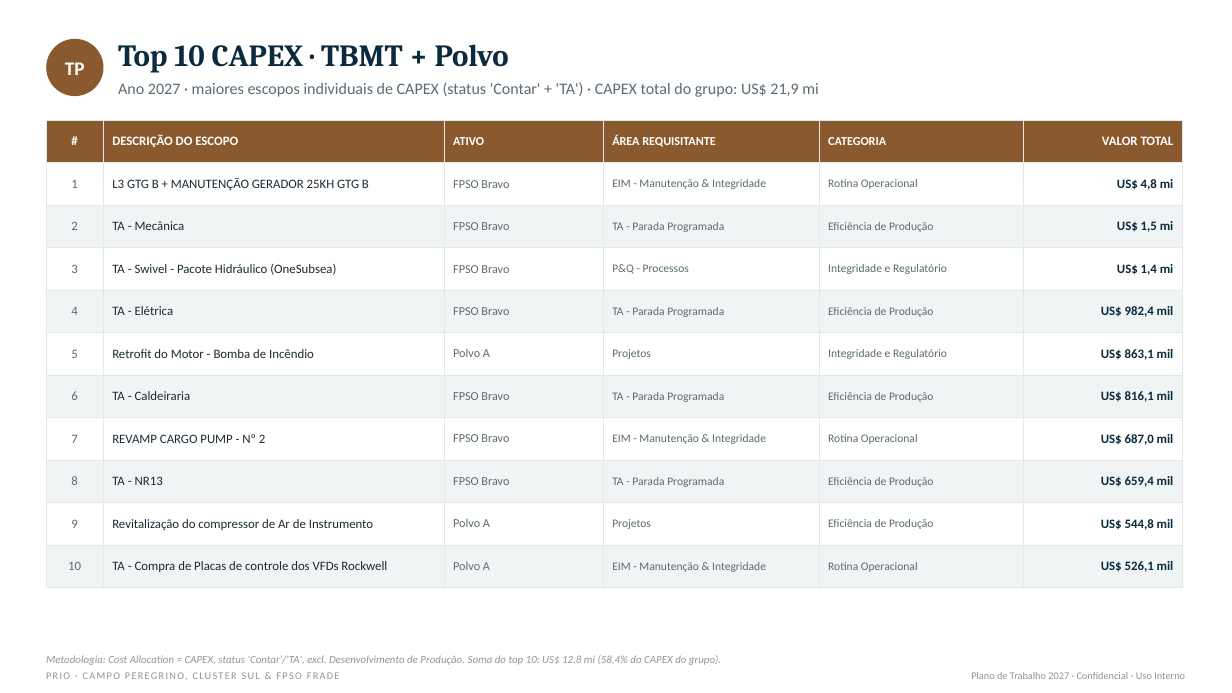
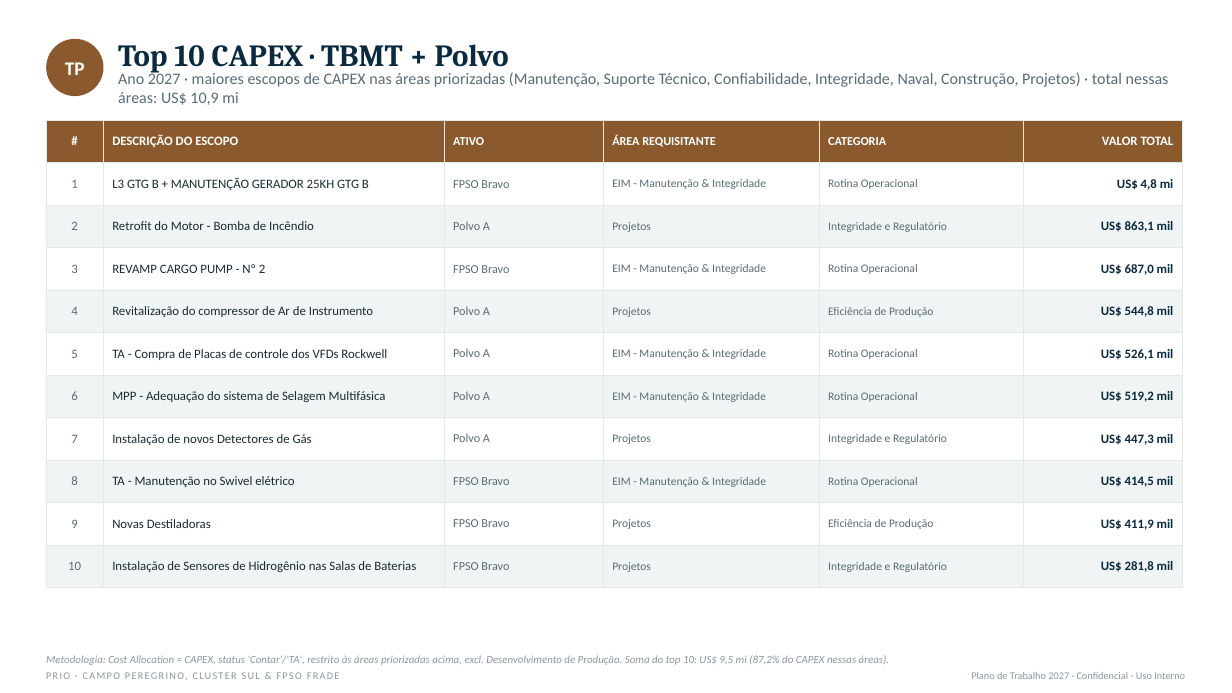
Before and after one commit to LucasRibaas/Planejamento, a slide deck: slide 5 of PRIO_Top_CAPEX_OPEX_Despriorizados_2027.pptx. Drawn at 1232x693 pixels with LibreOffice and Linux fonts; fonts in the diff are those of the drawing. Boxes give left, top, right and bottom in pixels: in the first picture for what was removed or moved away, otherwise in the second. Text is boxed around its words. In the diff, an @@ line names an element or a change of style, - is before the commit and + after.

```diff
--- a/PRIO_Top_CAPEX_OPEX_Despriorizados_2027.pptx
+++ b/PRIO_Top_CAPEX_OPEX_Despriorizados_2027.pptx
@@ text at bbox=[118, 71, 1169, 105]: text changed @@
-Ano 2027 · maiores escopos individuais de CAPEX (status 'Contar' + 'TA') · CAPEX total do grupo: US$ 21,9 mi
+Ano 2027 · maiores escopos de CAPEX nas áreas priorizadas (Manutenção, Suporte Técnico, Confiabilidade, Integridade, Naval, Construção, Projetos) · total nessas áreas: US$ 10,9 mi
@@ table at bbox=[46, 120, 1182, 576] @@
-row 3: 2 | TA - Mecânica | FPSO Bravo | TA - Parada Programada | Eficiência de Produção | US$ 1,5 mi
+row 3: 2 | Retrofit do Motor - Bomba de Incêndio | Polvo A | Projetos | Integridade e Regulatório | US$ 863,1 mil
-row 4: 3 | TA - Swivel - Pacote Hidráulico (OneSubsea) | FPSO Bravo | P&Q - Processos | Integridade e Regulatório | US$ 1,4 mi
+row 4: 3 | REVAMP CARGO PUMP - Nº 2 | FPSO Bravo | EIM - Manutenção & Integridade | Rotina Operacional | US$ 687,0 mil
-row 5: 4 | TA - Elétrica | FPSO Bravo | TA - Parada Programada | Eficiência de Produção | US$ 982,4 mil
+row 5: 4 | Revitalização do compressor de Ar de Instrumento | Polvo A | Projetos | Eficiência de Produção | US$ 544,8 mil
-row 6: 5 | Retrofit do Motor - Bomba de Incêndio | Polvo A | Projetos | Integridade e Regulatório | US$ 863,1 mil
+row 6: 5 | TA - Compra de Placas de controle dos VFDs Rockwell | Polvo A | EIM - Manutenção & Integridade | Rotina Operacional | US$ 526,1 mil
-row 7: 6 | TA - Caldeiraria | FPSO Bravo | TA - Parada Programada | Eficiência de Produção | US$ 816,1 mil
+row 7: 6 | MPP - Adequação do sistema de Selagem Multifásica | Polvo A | EIM - Manutenção & Integridade | Rotina Operacional | US$ 519,2 mil
-row 8: 7 | REVAMP CARGO PUMP - Nº 2 | FPSO Bravo | EIM - Manutenção & Integridade | Rotina Operacional | US$ 687,0 mil
+row 8: 7 | Instalação de novos Detectores de Gás | Polvo A | Projetos | Integridade e Regulatório | US$ 447,3 mil
-row 9: 8 | TA - NR13 | FPSO Bravo | TA - Parada Programada | Eficiência de Produção | US$ 659,4 mil
+row 9: 8 | TA - Manutenção no Swivel elétrico | FPSO Bravo | EIM - Manutenção & Integridade | Rotina Operacional | US$ 414,5 mil
-row 10: 9 | Revitalização do compressor de Ar de Instrumento | Polvo A | Projetos | Eficiência de Produção | US$ 544,8 mil
+row 10: 9 | Novas Destiladoras | FPSO Bravo | Projetos | Eficiência de Produção | US$ 411,9 mil
-row 11: 10 | TA - Compra de Placas de controle dos VFDs Rockwell | Polvo A | EIM - Manutenção & Integridade | Rotina Operacional | US$ 526,1 mil
+row 11: 10 | Instalação de Sensores de Hidrogênio nas Salas de Baterias | FPSO Bravo | Projetos | Integridade e Regulatório | US$ 281,8 mil
@@ text at bbox=[46, 655, 890, 665]: text changed @@
-Metodologia: Cost Allocation = CAPEX, status 'Contar'/'TA', excl. Desenvolvimento de Produção. Soma do top 10: US$ 12,8 mi (58,4% do CAPEX do grupo).
+Metodologia: Cost Allocation = CAPEX, status 'Contar'/'TA', restrito às áreas priorizadas acima, excl. Desenvolvimento de Produção. Soma do top 10: US$ 9,5 mi (87,2% do CAPEX nessas áreas).
```
Also in this commit, not shown: 2 other slides changed.
